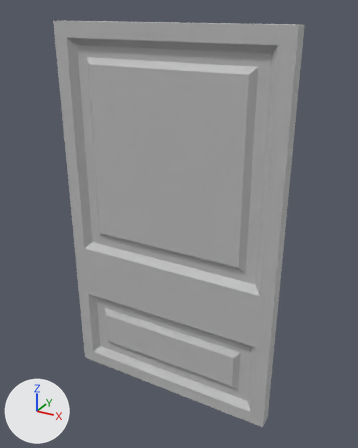
What one commit did to the FBX model Assets/Modular/ST_Door_01.fbx.
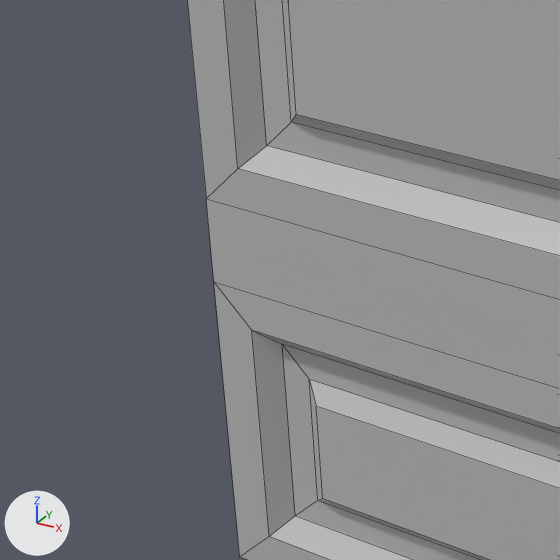
Each version appears first whole from a 50 mm camera at (1.77, -1.96, 2.07) aimed at (0.64, 0.09, 1.04), and next in a close-up on the part from 5% to 49% of the width and 45% to 80% of the height. Arrows for +X, +Y and +Z are at lower left; the lights stay in place. The close-ups show mesh edges as thin lines. Where no turn or scale is listed for an object, it has been applied to the vertices.

In view in the first close-up: 'ST_Door_01'.
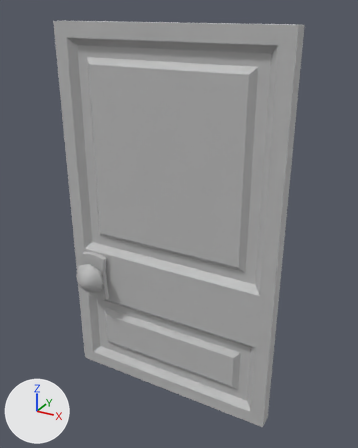
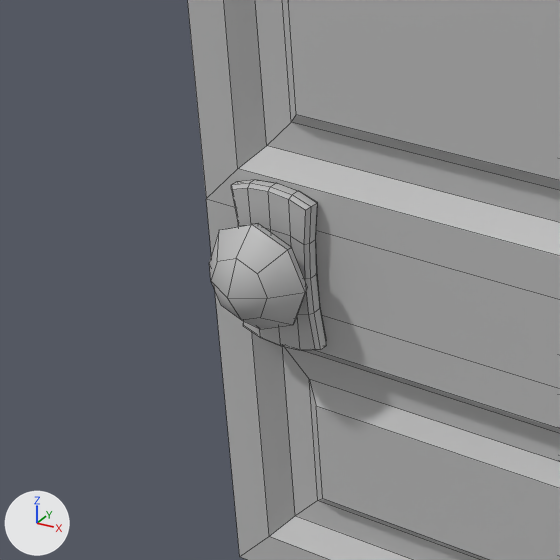
Where the change shows, as pixel boxes (x1, y1, x2, y2) in the close-ups (560 x 560 px):
'ST_Door_Knob_Handle_01', added
    after: (209, 223, 308, 329)
'ST_Door_Knob_01_low', added
    after: (231, 179, 326, 351)

Diff of the bpy script that builds the scene:
```diff
--- a/Assets/Modular/ST_Door_01.fbx.py
+++ b/Assets/Modular/ST_Door_01.fbx.py
@@ me_mesh_001 @@
+me_mesh_001.from_pydata(...)  # 73 vertices, 64 faces; spans x -0.079..0.079, y -0.015..0.015, z -0.147..0.147
+me_mesh_001.materials.append(mat_lambert1)  # grey #bcbcbc
@@ me_mesh_002 @@
+me_mesh_002.from_pydata(...)  # 41 vertices, 36 faces; spans x -0.095..0.095, y -0.178..-0.012, z -0.095..0.095
+me_mesh_002.materials.append(mat_lambert1)  # grey #bcbcbc
@@ ob_st_door_knob_01_low @@
+ob_st_door_knob_01_low = bpy.data.objects.new('ST_Door_Knob_01_low', me_mesh_001)
+ob_st_door_knob_01_low.location = (0.155, -0.005, 0.65)
@@ ob_st_door_knob_handle_01 @@
+ob_st_door_knob_handle_01 = bpy.data.objects.new('ST_Door_Knob_Handle_01', me_mesh_002)
+ob_st_door_knob_handle_01.location = (0.155, 0.043, 0.658)
```
